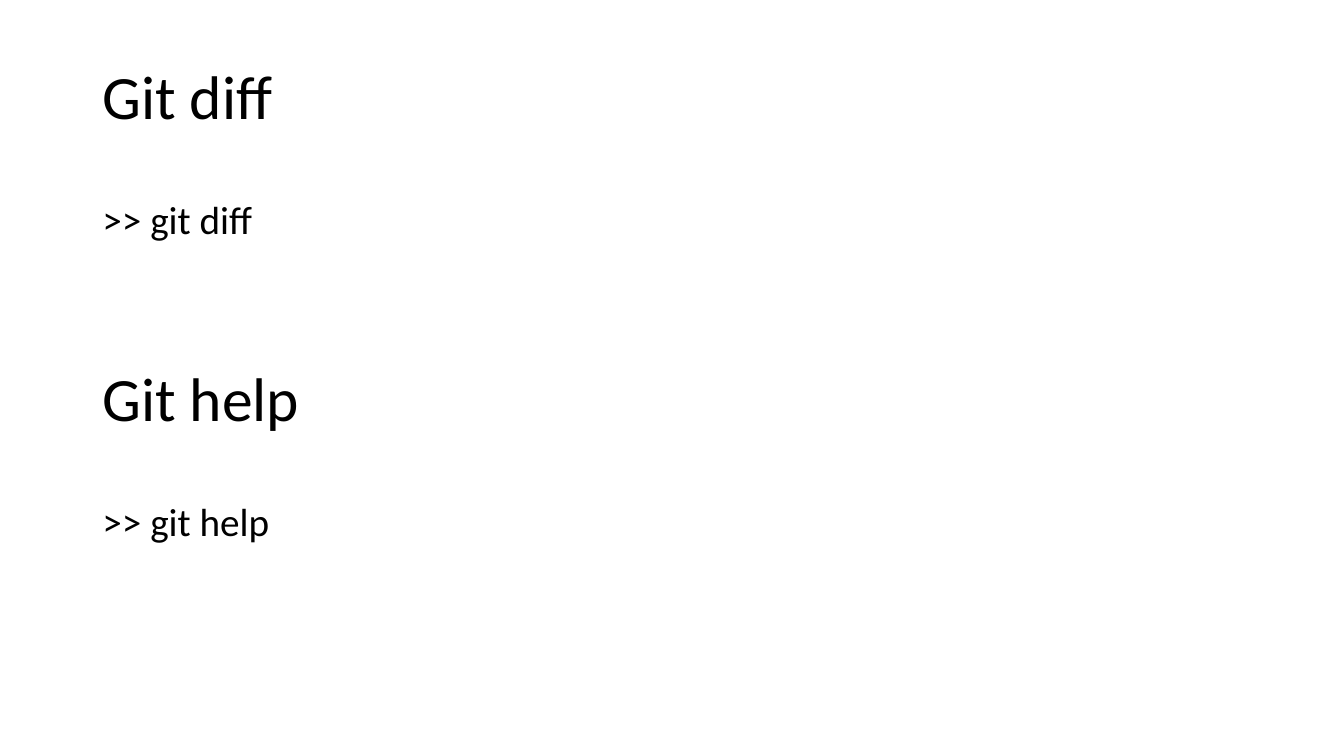
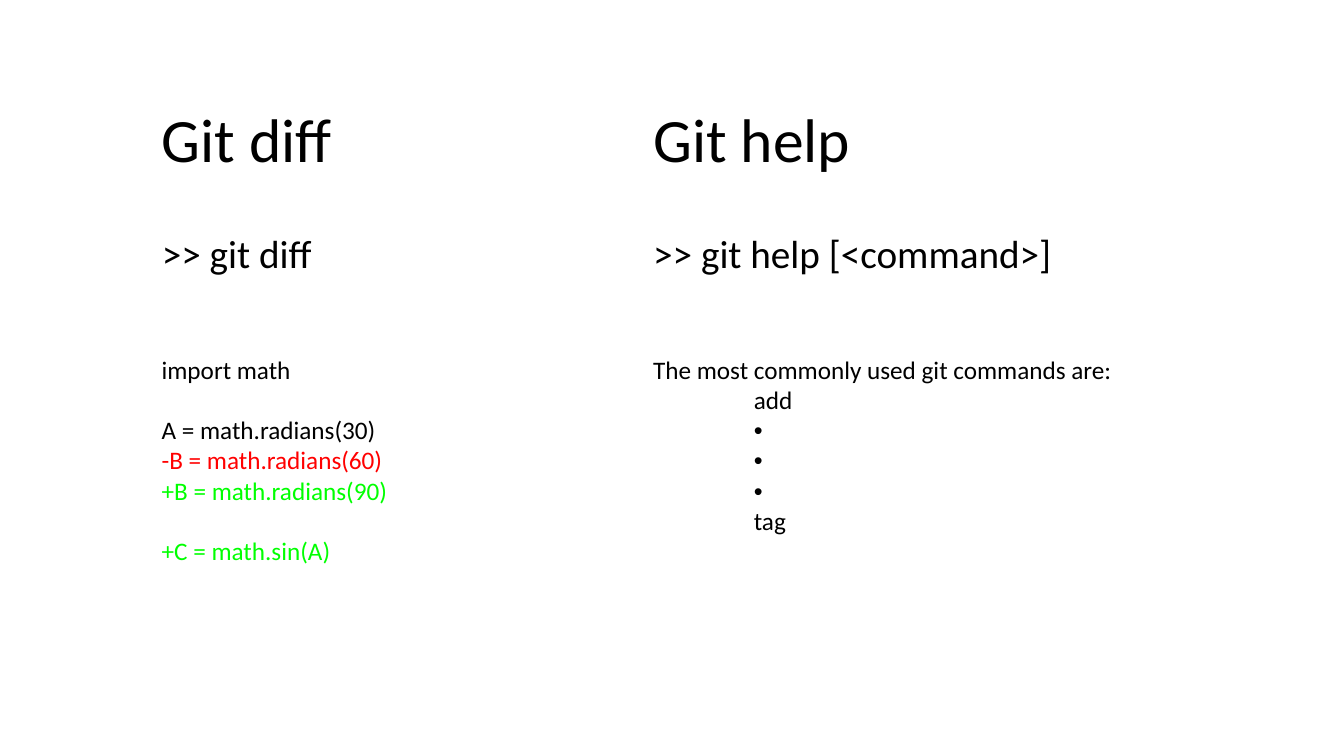
Before and after one commit to jbm950/personal_projects, a slide deck: slide 17 of git_presentation/git_presentation.pptx. Drawn at 1344x756 pixels with LibreOffice and Linux fonts; fonts in the diff are those of the drawing; background and template pictures are left out. Boxes give left, top, right and bottom in pixels: in the first picture for what was removed or moved away, otherwise in the second. Text is boxed around its words. In the diff, an @@ line names an element or a change of style, - is before the commit and + after.

```diff
--- a/git_presentation/git_presentation.pptx
+++ b/git_presentation/git_presentation.pptx
@@ title "Git diff" moved from (x1=102, y1=76, x2=272, y2=120) to (x1=162, y1=119, x2=331, y2=163) @@
@@ text "Git help" moved from (x1=102, y1=378, x2=299, y2=431) to (x1=653, y1=119, x2=850, y2=172) @@
@@ text ">> git diff" moved from (x1=150, y1=206, x2=252, y2=241) to (x1=210, y1=240, x2=311, y2=275) @@
@@ text at (x1=701, y1=239, x2=1051, y2=275): text changed @@
->> git help
+>> git help [<command>]
@@ text added at (x1=162, y1=361, x2=387, y2=564), 18 pt, text #00FF00 @@
+import math
+A = math.radians(30)
+-B = math.radians(60)
++B = math.radians(90)
++C = math.sin(A)
@@ text added at (x1=653, y1=361, x2=1111, y2=535), 18 pt, text #000000 @@
+The most commonly used git commands are:
+add
+•
+•
+•
+tag
```
Also in this commit, not shown: 3 other slides changed, 1 slide added, 1 slide removed.
